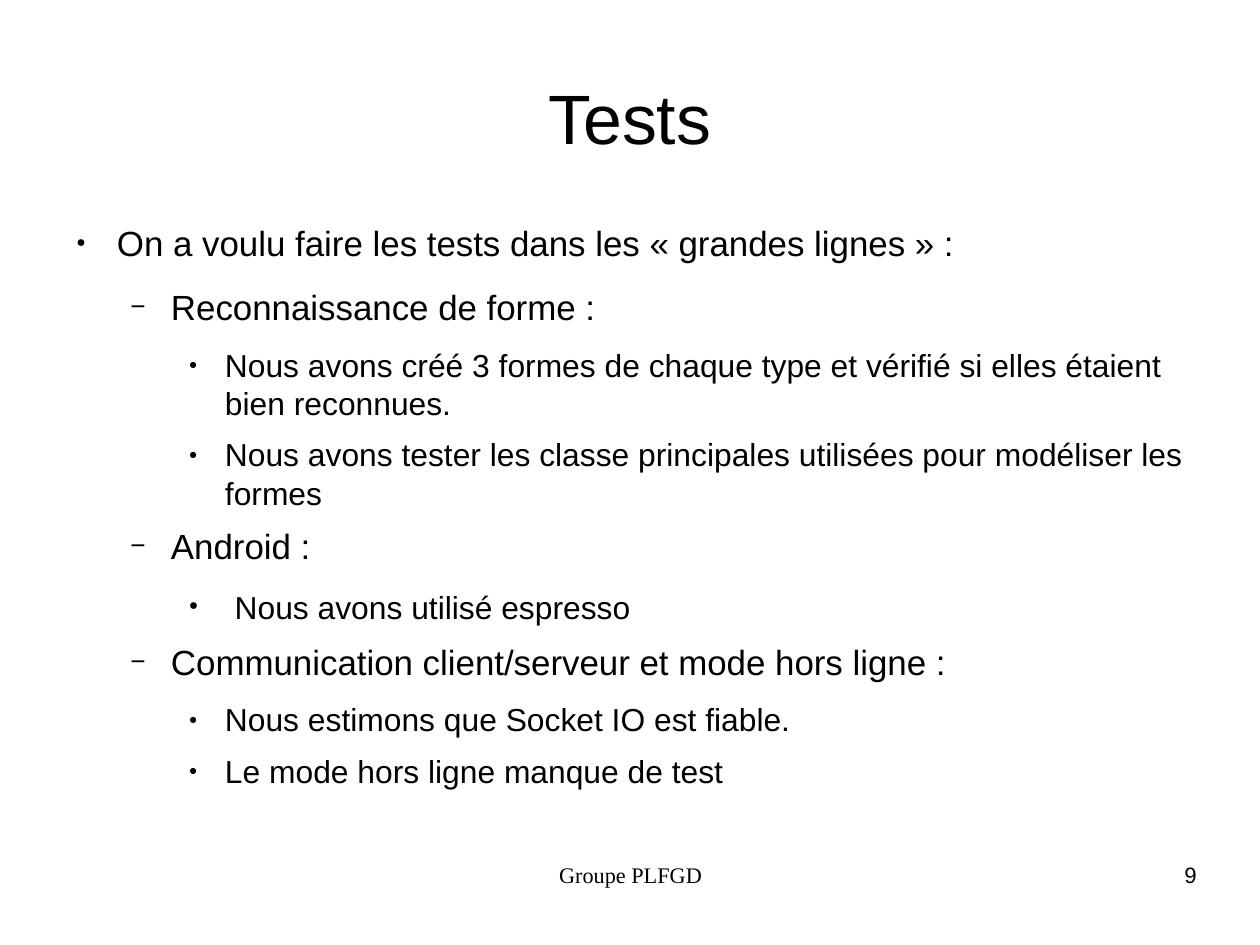
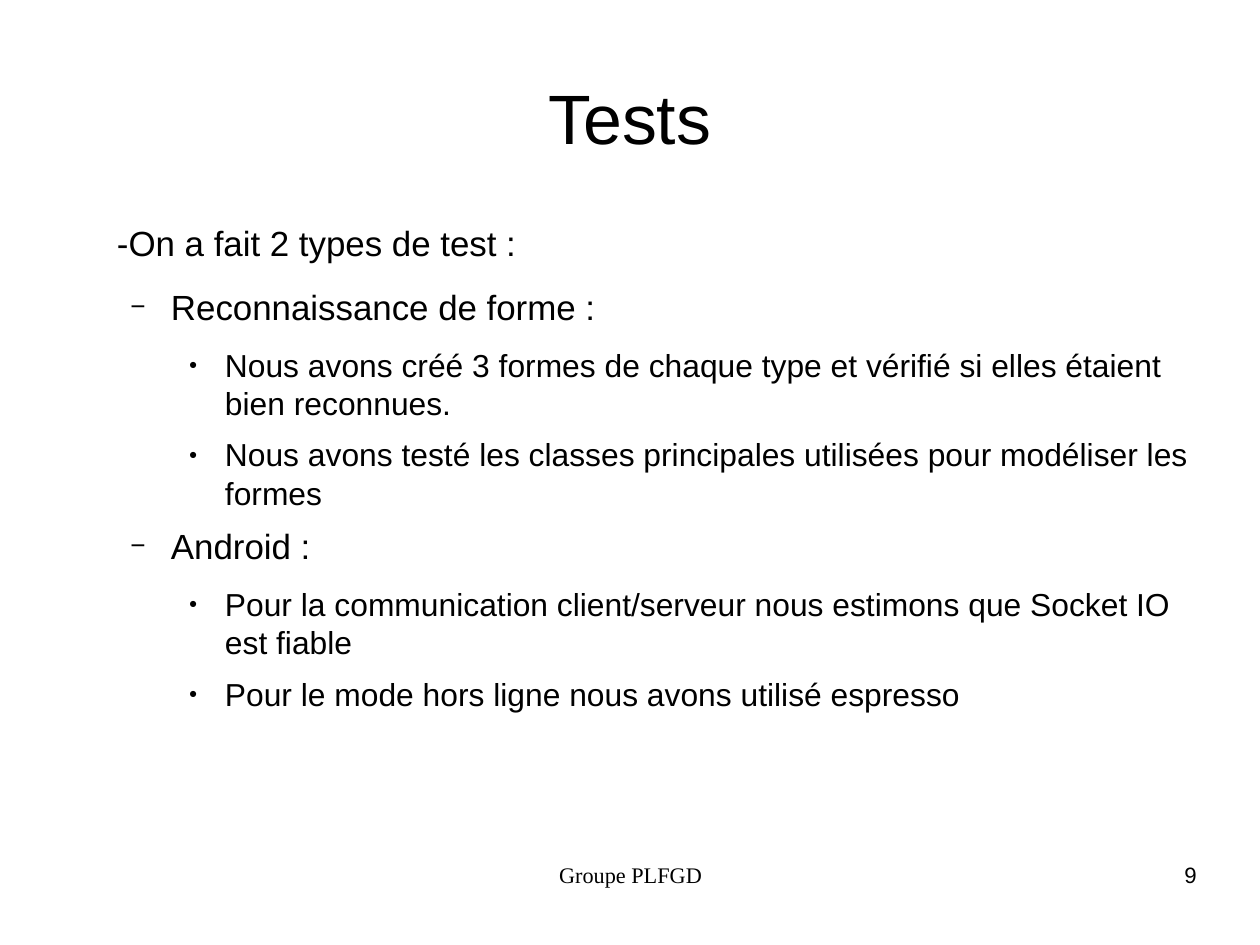
Before and after one commit to Ainorte/PLFGD, a slide deck: slide 9 of Documentation/Diapo.odp. Drawn at 1260x945 pixels with LibreOffice and Linux fonts; fonts in the diff are those of the drawing. Boxes give left, top, right and bottom in pixels: in the first picture for what was removed or moved away, otherwise in the second. Text is boxed around its words. In the diff, an @@ line names an element or a change of style, - is before the commit and + after.

```diff
--- a/Documentation/Diapo.odp
+++ b/Documentation/Diapo.odp
@@ text at box(117, 230, 496, 262): text changed @@
-● On a voulu faire les tests dans les « grandes lignes » :
+-On a fait 2 types de test :
@@ text at box(225, 442, 1188, 506): text changed @@
-    ● Nous avons tester les classe principales utilisées pour modéliser les formes
+    ● Nous avons testé les classes principales utilisées pour modéliser les formes
@@ text at box(225, 593, 1169, 712): text changed @@
-    ● Nous avons utilisé espresso
-  − Communication client/serveur et mode hors ligne :
-    ● Nous estimons que Socket IO est fiable.
-    ● Le mode hors ligne manque de test
+    ● Pour la communication client/serveur nous estimons que Socket IO est fiable
+    ● Pour le mode hors ligne nous avons utilisé espresso
```
Also in this commit, not shown: 1 other slide changed, 1 other file.
